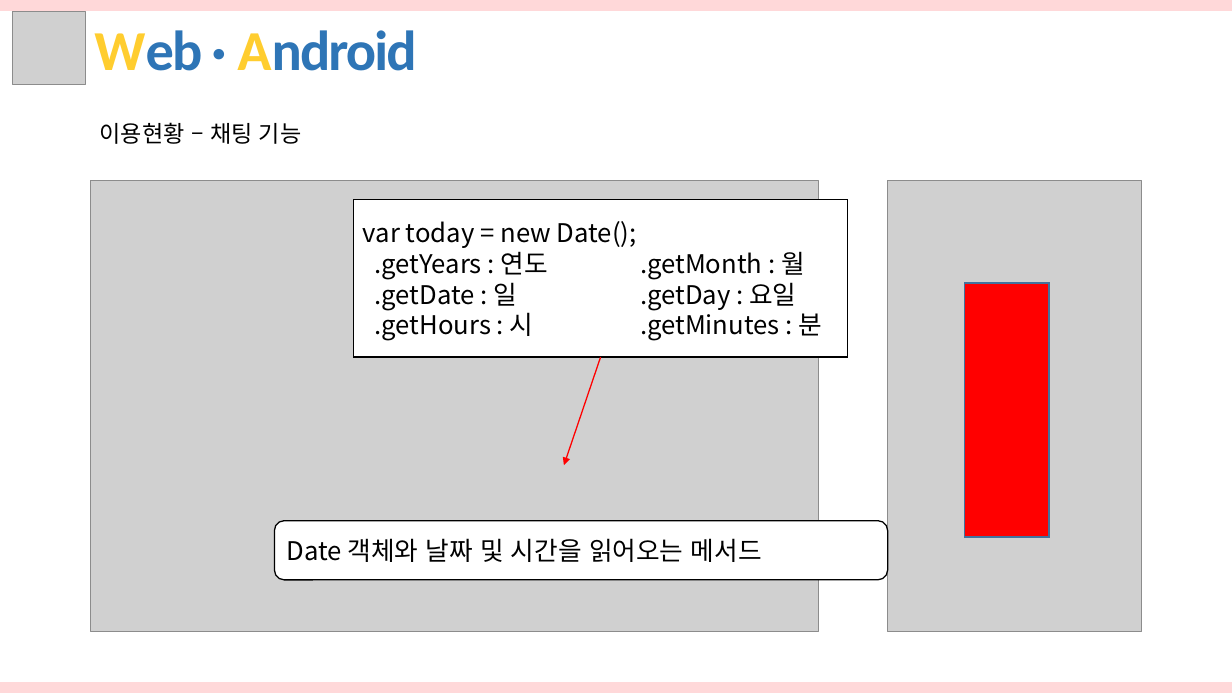
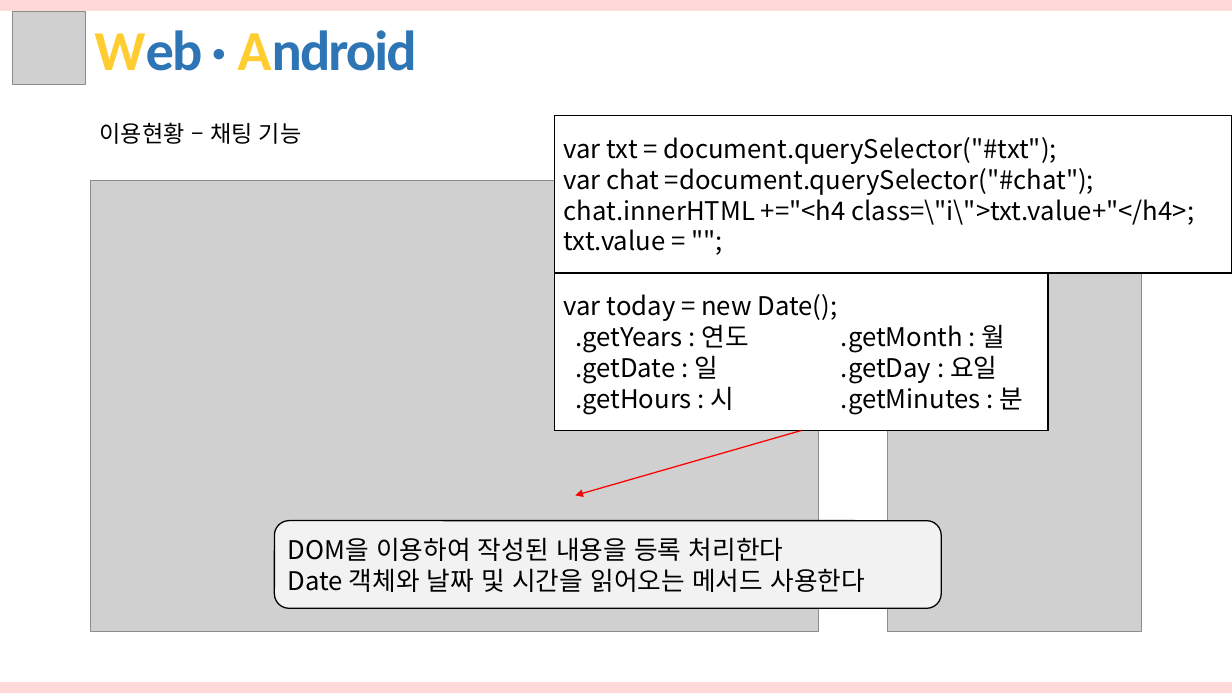
Before and after one commit to hhsw07/ezen-academy-projects, a slide deck: slide 14 of WebContent/hsw/3조 화면구현_hsw.pptx. Drawn at 1232x693 pixels with LibreOffice and Linux fonts; fonts in the diff are those of the drawing; grey boxes stand for pictures. Boxes give left, top, right and bottom in pixels: in the first picture for what was removed or moved away, otherwise in the second. Text is boxed around its words. In the diff, an @@ line names an element or a change of style, - is before the commit and + after.

```diff
--- a/WebContent/hsw/3조 화면구현_hsw.pptx
+++ b/WebContent/hsw/3조 화면구현_hsw.pptx
@@ rectangle added at <box>555,116,1232,273</box>, fill #FFFFFF, outline #000000 1 pt, 20 pt, text #000000 @@
+var txt = document.querySelector("#txt");
+var chat =document.querySelector("#chat"); chat.innerHTML +="<h4 class=\"i\">txt.value+"</h4>;
+txt.value = "";
@@ rectangle "var today = new Date();": place and size @@
-rectangle "var today = new Date();" at <box>354,200,848,357</box>
+rectangle "var today = new Date();" at <box>555,274,1048,431</box>
@@ rectangle removed at <box>965,283,1050,537</box> @@
@@ arrow moved from (601, 358) - (564, 465) to (801, 431) - (576, 495) @@
@@ rounded rectangle "DOM을 이용하여 작성된 내용을 등록 ...": place and size @@
-rounded rectangle "DOM을 이용하여 작성된 내용을 등록 ..." at <box>274,521,888,580</box>
+rounded rectangle "DOM을 이용하여 작성된 내용을 등록 ..." at <box>274,521,942,609</box>
@@ rounded rectangle "DOM을 이용하여 작성된 내용을 등록 ..." at <box>274,521,942,609</box>: fill #FFFFFF to #F2F2F2 @@
@@ text in rounded rectangle at <box>288,537,865,592</box>: text changed @@
-Date 객체와 날짜 및 시간을 읽어오는 메서드
+DOM을 이용하여 작성된 내용을 등록 처리한다
+Date 객체와 날짜 및 시간을 읽어오는 메서드 사용한다
```
Also in this commit, not shown: 8 other slides changed, 10 other files.
